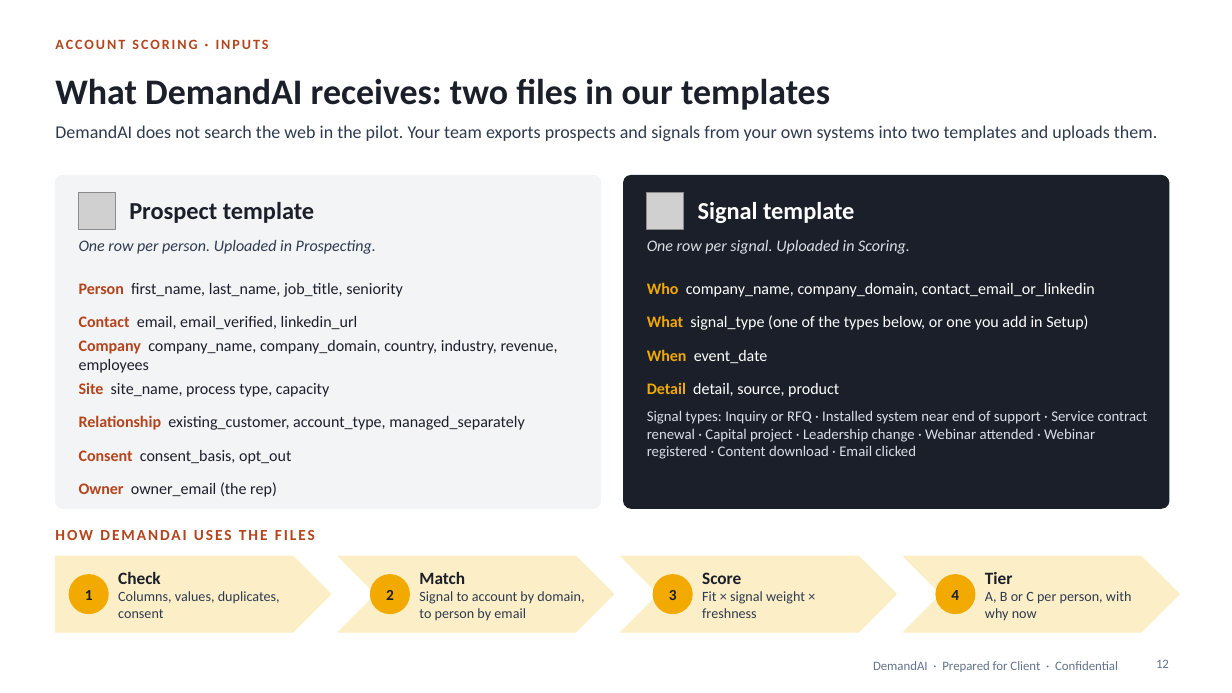
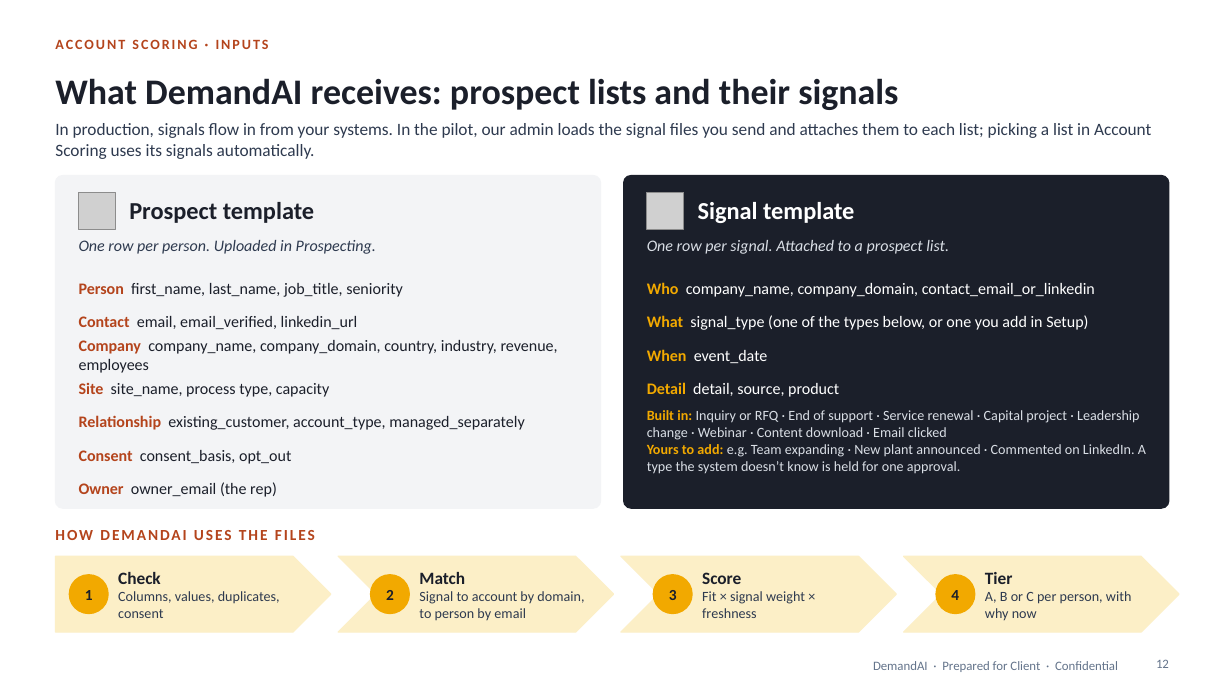
Before and after one commit to shantanusharma-commits/Demand-AI---POC, a slide deck: slide 12 of proposal/DemandAI_Pilot_Proposal.pptx. Drawn at 1232x693 pixels with LibreOffice and Linux fonts; fonts in the diff are those of the drawing; grey boxes stand for pictures. Boxes give left, top, right and bottom in pixels: in the first picture for what was removed or moved away, otherwise in the second. Text is boxed around its words. In the diff, an @@ line names an element or a change of style, - is before the commit and + after.

```diff
--- a/proposal/DemandAI_Pilot_Proposal.pptx
+++ b/proposal/DemandAI_Pilot_Proposal.pptx
@@ title at bbox=[55, 78, 898, 110]: text changed @@
-What DemandAI receives: two files in our templates
+What DemandAI receives: prospect lists and their signals
@@ text at bbox=[55, 123, 1151, 159]: text changed; size 14 to 13.5 pt @@
-DemandAI does not search the web in the pilot. Your team exports prospects and signals from your own systems into two templates and uploads them.
+In production, signals flow in from your systems. In the pilot, our admin loads the signal files you send and attaches them to each list; picking a list in Account Scoring uses its signals automatically.
@@ text at bbox=[647, 240, 949, 254]: text changed @@
-One row per signal. Uploaded in Scoring.
+One row per signal. Attached to a prospect list.
@@ text at bbox=[647, 410, 1146, 474]: text changed; size 11.5 to 11 pt @@
-Signal types: Inquiry or RFQ · Installed system near end of support · Service contract renewal · Capital project · Leadership change · Webinar attended · Webinar registered · Content download · Email clicked
+Built in: Inquiry or RFQ · End of support · Service renewal · Capital project · Leadership change · Webinar · Content download · Email clicked
+Yours to add: e.g. Team expanding · New plant announced · Commented on LinkedIn. A type the system doesn’t know is held for one approval.
```
Also in this commit, not shown: 11 other slides changed, 1 slide added, 1 other file.
